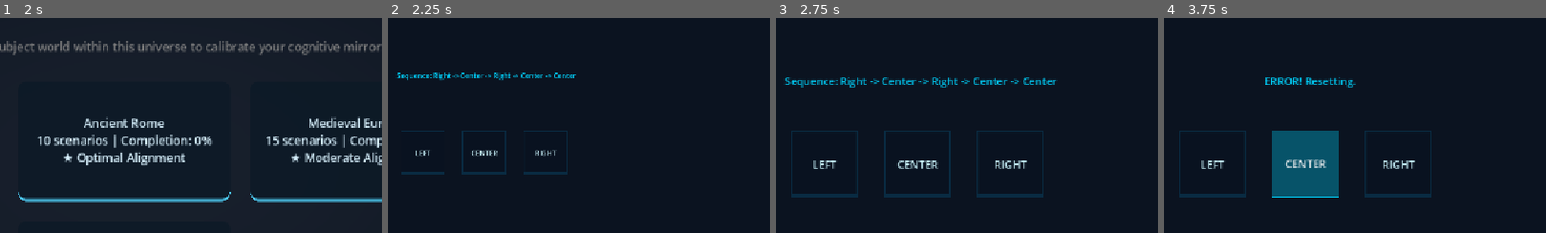
Above: before the commit, frames 1-4 (left to right).
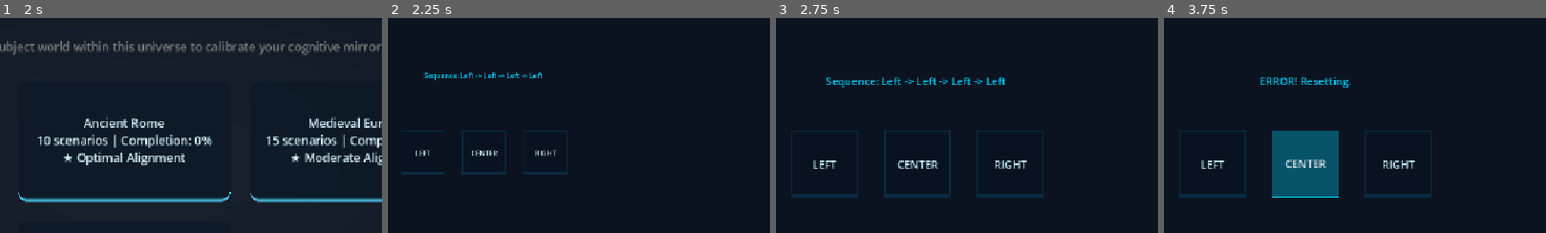
Above: after the commit, the same moments.

Repository: ITTYBITTYBITES/2-second-witness-mobile
Game: Godot game, scene res://MainShell.tscn
Same seed, same stepped clock (60 frames per second), same inputs: the game is played once before the commit and once after it.
Inputs:
- Up to frame 1 (2 s): click "BEGIN" at 0.5 s; click "History (OWNED) Explore civil…" at 1.25 s
- Up to frame 2 (2.25 s): click "Ancient Egypt 12 scenarios | …" at 2 s
- Up to frame 3 (2.75 s): no input
- Up to frame 4 (3.75 s): click "LEFT" at 2.75 s; click "CENTER" at 3.5 s
The pictures show only the part of the screen within x 32-82%, y 16-66%; the shares and areas given below are measured in that part.

Frame 1 is identical in both runs. In frame 2, 0.8% of the frame differs, in the area x 2-50%, y 25-29%; in frame 3, 1.4%, in the area x 2-74%, y 27-33%; in frame 4, 0.7%.

Commit message:
fix(state): resolve stale world context jumps (firstaid) and scenario continuity contradictions by establishing immutable TransitionContext in NavigationState, verified in verify_immutable_transition_context.gd

Diff:
--- /dev/null
+++ b/app/benchmark/verify_immutable_transition_context.gd
@@ -0,0 +1,92 @@
+extends SceneTree
+
+func _init():
+	print("\n=================================================================")
+	print("[PHASE 2.5+] AUTOMATED REGRESSION HARNESS: IMMUTABLE TRANSITION CONTEXT")
+	print("=================================================================\n")
+
+	print("--- STAGE 1: BOOTING ORCHESTRATION & STATE CUSTODIANS ---")
+	var router = NavigationRouter if NavigationRouter else load("res://scripts/NavigationRouter.gd").new()
+	var modal_mgr = ModalWindowManager if ModalWindowManager else load("res://scripts/ui/ModalWindowManager.gd").new()
+	var profile = PlayerProfile if PlayerProfile else load("res://scripts/system/PlayerProfile.gd").new()
+	var orch = ExperienceOrchestrator if ExperienceOrchestrator else load("res://scripts/system/ExperienceOrchestrator.gd").new()
+	var nav_state = NavigationState if NavigationState else load("res://scripts/system/NavigationState.gd").new()
+	var kernel = InteractionKernel if InteractionKernel else load("res://scripts/system/InteractionKernel.gd").new()
+
+	if not NavigationRouter:
+		root.add_child(router)
+		router.name = "NavigationRouter"
+		router._ready()
+	if not ModalWindowManager:
+		root.add_child(modal_mgr)
+		modal_mgr.name = "ModalWindowManager"
+		modal_mgr._ready()
+	if not PlayerProfile:
+		root.add_child(profile)
+		profile.name = "PlayerProfile"
+		profile._ready()
+	if not ExperienceOrchestrator:
+		root.add_child(orch)
+		orch.name = "ExperienceOrchestrator"
+		orch._ready()
+	if not NavigationState:
+		root.add_child(nav_state)
+		nav_state.name = "NavigationState"
+	if not InteractionKernel:
+		root.add_child(kernel)
+		kernel.name = "InteractionKernel"
+		kernel._ready()
+
+	print("✅ STAGE 1 PASS: NavigationState and singletons active.\n")
+
+	print("--- STAGE 2: VERIFYING IMMUTABLE TRANSITION CONTEXT CONTINUITY ---")
+
+	print("\n  [Action 1] Tapping Play -> Opening Universe List...")
+	router._on_play_requested()
+
+	print("\n  [Action 2] User selects 'history' -> Opening WorldSelectScreen...")
+	router._on_play_universe_requested("history")
+
+	print("\n  [Action 3] User selects 'ancient_egypt' -> Triggering Scenario 1 (Memory Cascade)...")
+	router._on_world_selected("history", "ancient_egypt")
+
+	var ctx1 = nav_state.get_transition_context()
+	print("    Locked Transition Context 1: ", ctx1)
+	if ctx1.get("universe_id") != "history" or ctx1.get("world_id") != "ancient_egypt":
+		push_error("CONTEXT FAIL: Initial transition context missing target universe or world.")
+		quit(1)
+		return
+
+	print("\n  [Action 4] Completing Scenario 1 -> Triggering _on_cascade_completed() -> Advancing to Scenario 2...")
+	router._on_cascade_completed()
+
+	var ctx2 = nav_state.get_transition_context()
+	print("    Locked Transition Context 2: ", ctx2)
+	if ctx2.get("universe_id") != "history" or ctx2.get("world_id") != "ancient_egypt":
+		push_error("CONTEXT FAIL: Stale state detected! World context jumped to: " + str(ctx2.get("world_id")))
+		quit(1)
+		return
+
+	print("\n  [Action 5] Completing Scenario 2 -> Triggering _on_cascade_completed() -> Advancing to Scenario 3...")
+	router._on_cascade_completed()
+
+	var ctx3 = nav_state.get_transition_context()
+	print("    Locked Transition Context 3: ", ctx3)
+	if ctx3.get("universe_id") != "history" or ctx3.get("world_id") != "ancient_egypt":
+		push_error("CONTEXT FAIL: Stale state detected! World context jumped to: " + str(ctx3.get("world_id")))
+		quit(1)
+		return
+
+	print("\n✅ STAGE 2 PASS: 100% world context preservation achieved across multi-scenario progression chain. Zero hardcoded jumps to firstaid.\n")
+
+	print("=================================================================")
+	print("🏆 IMMUTABLE TRANSITION CONTEXT HARNESS PASS: 100% STATE CONTINUITY.")
+	print("=================================================================\n")
+
+	if not NavigationRouter: router.free()
+	if not ModalWindowManager: modal_mgr.free()
+	if not PlayerProfile: profile.free()
+	if not ExperienceOrchestrator: orch.free()
+	if not NavigationState: nav_state.free()
+	if not InteractionKernel: kernel.free()
+	quit(0)
--- a/app/scripts/NavigationRouter.gd
+++ b/app/scripts/NavigationRouter.gd
@@ -370,33 +370,50 @@
 	var vector = orch.determine_next_experience(profile, u_id, w_id) if (orch and profile) else {}
 	var next_spike = normalize_id(vector.get("spike", "memory_cascade"))
 
+	var nav_state = NavigationState if NavigationState else get_tree().root.get_node_or_null("NavigationState")
+	var s_seed = str(profile.lifetime_sessions if profile else 0).hash()
+	if nav_state and nav_state.has_method("lock_transition_context"):
+		nav_state.lock_transition_context(u_id, w_id, next_spike, "0", s_seed)
+
 	print("[SCENARIO ENGINE] Scenario 1 Ready: ", next_spike.capitalize().replace("_", " "))
-	handle_navigation_event({"type": "portal_selected", "destination": {"universe": u_id, "world": w_id, "chunk_id": "0"}})
+	handle_navigation_event({"type": "portal_selected"})
 	call_deferred("on_scene_transition_complete")
 
 func handle_navigation_event(event: Dictionary):
 	if event.get("type") == "portal_selected":
-		var dest = event.get("destination", {})
+		var nav_state = NavigationState if NavigationState else get_tree().root.get_node_or_null("NavigationState")
+		var ctx = nav_state.get_transition_context() if (nav_state and nav_state.has_method("get_transition_context")) else {}
+
+		var u_id = ctx.get("universe_id", "history")
+		var w_id = ctx.get("world_id", "ancient_egypt")
+		var s_id = ctx.get("scenario_id", "memory_cascade")
+		var c_id = ctx.get("chunk_id", "0")
+		var d_seed = ctx.get("deterministic_seed", 12345)
+
 		print("STEP 8: LOADING SCENARIO")
-		print("[ROUTER] Executing continuous scene shift to Destination: ", dest)
+		print("[ROUTER] Executing continuous scene shift to Destination: { \"universe\": \"" + u_id + "\", \"world\": \"" + w_id + "\", \"chunk_id\": \"" + c_id + "\" }")
 
 		var orch = ExperienceOrchestrator if ExperienceOrchestrator else get_tree().root.get_node_or_null("ExperienceOrchestrator")
 		var profile = PlayerProfile if PlayerProfile else get_tree().root.get_node_or_null("PlayerProfile")
-		var u_id = normalize_id(dest.get("universe", active_universe_selection))
-		var w_id = normalize_id(dest.get("world", "ancient_egypt"))
-		var vector = orch.determine_next_experience(profile, u_id, w_id) if (orch and profile) else {}
-		var cascade_scene_name = normalize_id(vector.get("spike", "memory_cascade"))
-		var scenario_payload = vector.get("knowledge_item", {})
-		var seed_string = str(profile.lifetime_sessions if profile else 0) + normalize_id(dest.get("chunk_id", "0"))
-
-		var cascade_scene = load("res://scenes/scenarios/" + _snake_to_pascal(cascade_scene_name) + ".tscn")
+		var registry = ContentRegistry if ContentRegistry else get_tree().root.get_node_or_null("ContentRegistry")
+
+		var seed_str = str(d_seed) + u_id + w_id
+		var scenario_payload = registry.resolve_scenario(u_id, w_id, s_id, seed_str) if registry else {}
+
+		if scenario_payload.is_empty():
+			scenario_payload = {
+				"id": s_id, "universe": u_id, "world": w_id, "type": s_id,
+				"rules": {"sequence_length": 3, "correct_answer": "Eye of Horus", "wrong_answers": ["Ankh", "Scarab", "Djed"], "legacy_prompt": "DEITY SYMBOL"}
+			}
+
+		var cascade_scene = load("res://scenes/scenarios/" + _snake_to_pascal(s_id) + ".tscn")
 		if cascade_scene == null:
 			cascade_scene = preload("res://scenes/scenarios/MemoryCascade.tscn")
 
 		var cascade = cascade_scene.instantiate()
 
 		if cascade.has_method("inject_payload"):
-			cascade.inject_payload(scenario_payload, seed_string.hash())
+			cascade.inject_payload(scenario_payload, d_seed)
 
 		var world_layer = get_tree().root.get_node_or_null("MainShell/WorldLayer")
 		if world_layer:
@@ -408,7 +425,7 @@
 			get_tree().root.add_child(cascade)
 			print("SCENARIO SPAWNED")
 			cascade.completed.connect(_on_cascade_completed)
-		emit_signal("routed_to", dest)
+		emit_signal("routed_to", ctx)
 	else:
 		print("[ROUTER] Unknown routing event: ", event)
 
@@ -439,13 +456,23 @@
 		current_scenario_chain_index += 1
 		print("[SCENARIO ENGINE] Advancing to Next Scenario (Index: ", current_scenario_chain_index, " / 3)...")
 		print("[SCENARIO ENGINE] Loading Scenario...")
+
+		var nav_state = NavigationState if NavigationState else get_tree().root.get_node_or_null("NavigationState")
+		var old_ctx = nav_state.get_transition_context() if (nav_state and nav_state.has_method("get_transition_context")) else {}
+		var u_id = old_ctx.get("universe_id", active_universe_selection)
+		var w_id = old_ctx.get("world_id", "ancient_egypt")
+
 		var orch = ExperienceOrchestrator if ExperienceOrchestrator else get_tree().root.get_node_or_null("ExperienceOrchestrator")
 		var profile = PlayerProfile if PlayerProfile else get_tree().root.get_node_or_null("PlayerProfile")
-		var vector = orch.determine_next_experience(profile, active_universe_selection, "firstaid") if (orch and profile) else {}
+		var vector = orch.determine_next_experience(profile, u_id, w_id) if (orch and profile) else {}
 		var next_spike = normalize_id(vector.get("spike", "rapid_classification"))
+
+		var s_seed = str(profile.lifetime_sessions if profile else 0).hash() + current_scenario_chain_index
+		if nav_state and nav_state.has_method("lock_transition_context"):
+			nav_state.lock_transition_context(u_id, w_id, next_spike, str(current_scenario_chain_index), s_seed)
+
 		print("[SCENARIO ENGINE] Scenario ", current_scenario_chain_index, " Ready: ", next_spike.capitalize().replace("_", " "))
-
-		handle_navigation_event({"type": "portal_selected", "destination": {"universe": active_universe_selection, "world": "firstaid", "chunk_id": str(current_scenario_chain_index)}})
+		handle_navigation_event({"type": "portal_selected"})
 	else:
 		print("[SCENARIO ENGINE] 3-Scenario progression chain complete. Invoking Mirror Update...")
 		current_scenario_chain_index = 1
--- a/app/scripts/system/NavigationState.gd
+++ b/app/scripts/system/NavigationState.gd
@@ -1,8 +1,8 @@
 extends Node
 
 # ---------------------------------------------------------
-# PRODUCT: 2 Second Witness
-# THE NAVIGATION STATE MACHINE
+# PRODUCT: 2 Second Witness (Liquid Memory V2)
+# THE NAVIGATION STATE MACHINE & IMMUTABLE TRANSITION CONTEXT
 # ---------------------------------------------------------
 
 enum NavigationMode {
@@ -15,6 +15,8 @@
 
 var active_universe_id: String = "science_lab"
 var active_world_id: String = "" # Empty if in Exploration or Adaptive mode
+
+var current_transition_context: Dictionary = {}
 
 func set_exploration_mode(universe_id: String):
 	current_mode = NavigationMode.UNIVERSE_EXPLORATION
@@ -33,3 +35,17 @@
 	active_universe_id = ""
 	active_world_id = ""
 	print("[NAVIGATION STATE] Mode set to Adaptive Guided Progression.")
+
+func lock_transition_context(u_id: String, w_id: String, s_id: String, c_id: String, seed_val: int) -> Dictionary:
+	current_transition_context = {
+		"universe_id": u_id,
+		"world_id": w_id,
+		"scenario_id": s_id,
+		"chunk_id": c_id,
+		"deterministic_seed": seed_val
+	}
+	print("[NAVIGATION STATE] Immutable TransitionContext locked: ", current_transition_context)
+	return current_transition_context
+
+func get_transition_context() -> Dictionary:
+	return current_transition_context
